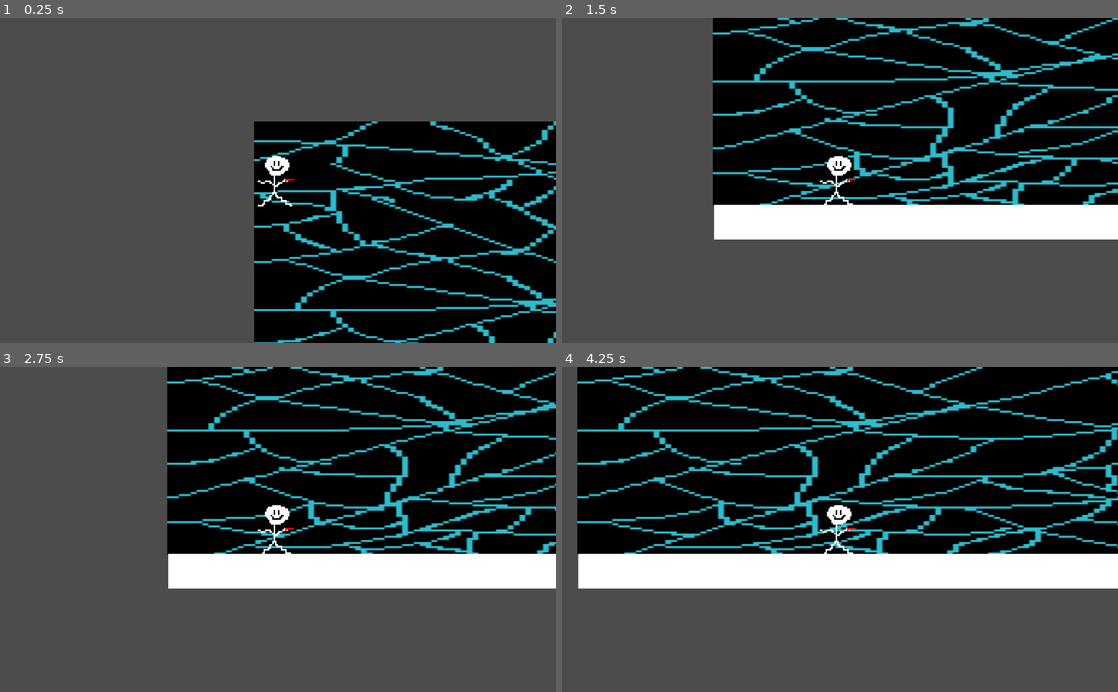
Above: before the commit, frames 1-4 (two rows, left to right).
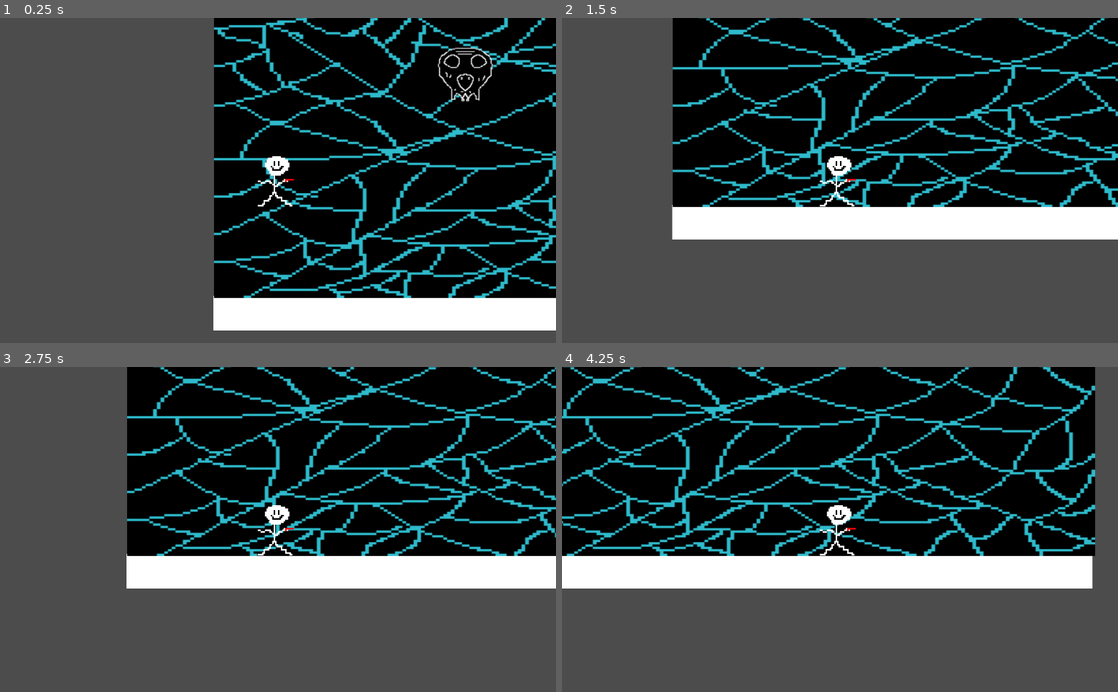
Above: after the commit, the same moments.

Repository: Tsiegmund/Juice-Games-Virtual-Days
Game: Godot game, scene res://source/Levels/MVPLevel.tscn
Same seed, same stepped clock (60 frames per second), same inputs: the game is played once before the commit and once after it.
Inputs (mouse positions are in pixels of both pictures, inside the frame that each line leads up to):
- Up to frame 1 (0.25 s): no input
- Up to frame 2 (1.5 s): move the mouse to (962, 164) at 0.52 s; hold Right (ui_right) from 0.53 s (still down); click (962, 164) at 0.6 s; tap Up (ui_up) at 0.77 s; move the mouse to (728, 196) at 1.27 s; click (728, 196) at 1.35 s
- Up to frame 3 (2.75 s): tap Up (ui_up) at 1.52 s; move the mouse to (333, 458) at 2.02 s; release Right (ui_right) at 2.03 s; hold Left (ui_left) from 2.03 s (still down); click (333, 458) at 2.1 s
- Up to frame 4 (4.25 s): move the mouse to (812, 594) at 2.77 s; release Left (ui_left) at 2.78 s; hold Right (ui_right) from 2.78 s (still down); click (812, 594) at 2.85 s; tap Up (ui_up) at 3.02, 3.77 s; move the mouse to (1006, 578) at 3.52 s; click (1006, 578) at 3.6 s

The runs differ from the first frame. In frame 1, 42% of the frame differs, in the area x 38-100%, y 0-100%; in frame 2, 20%; in frame 3, 19%; in frame 4, 23%.

Commit message:
Player can move + shoot

Diff:
--- /dev/null
+++ b/MVPProjectile.gd
@@ -0,0 +1,13 @@
+extends KinematicBody2D
+var velocity = Vector2(0,0)
+var speed = 300
+
+
+
+
+func _physics_process(delta):
+
+	var collision_info = move_and_collide(velocity.normalized() * delta * speed)
+
+	if is_on_floor():
+		queue_free()
--- a/project.godot
+++ b/project.godot
@@ -58,6 +58,11 @@
 , Object(InputEventKey,"resource_local_to_scene":false,"resource_name":"","device":0,"alt":false,"shift":false,"control":false,"meta":false,"command":false,"pressed":false,"scancode":16777232,"physical_scancode":0,"unicode":0,"echo":false,"script":null)
  ]
 }
+shoot={
+"deadzone": 0.5,
+"events": [ Object(InputEventMouseButton,"resource_local_to_scene":false,"resource_name":"","device":0,"alt":false,"shift":false,"control":false,"meta":false,"command":false,"button_mask":0,"position":Vector2( 0, 0 ),"global_position":Vector2( 0, 0 ),"factor":1.0,"button_index":1,"pressed":false,"doubleclick":false,"script":null)
+ ]
+}
 
 [layer_names]
 
--- a/source/Actors/Actor.gd
+++ b/source/Actors/Actor.gd
@@ -1,11 +1,15 @@
 extends KinematicBody2D
 class_name Actor
+
+const bulletPath = preload("res://source/Other/MVPProjectile.tscn")
 
 const GRAVITY = 30
 const WALK_SPEED = 200
 const JUMP_SPEED = 900
 
 var velocity = Vector2()
+
+
 
 func _physics_process(delta):
 	velocity.y = velocity.y + GRAVITY
@@ -21,8 +25,23 @@
 	elif Input.is_action_pressed("ui_up") and is_on_floor():
 		velocity.y = -JUMP_SPEED
 
+	elif Input.is_action_just_pressed("shoot"):
+		shoot()
+
+		$Node2D.look_at(get_global_mouse_position())
+
 	else:
 		velocity.x = 0
 
 
+
+
 	move_and_slide(velocity, Vector2(0, -1))
+
+func shoot():
+	var bullet = bulletPath.instance()
+
+	get_parent().add_child(bullet)
+	bullet.position = $Node2D/Position2D.global_position
+
+	bullet.velocity = get_global_mouse_position() - bullet.position
--- a/source/Actors/Bob.tscn
+++ b/source/Actors/Bob.tscn
@@ -20,3 +20,8 @@
 
 [node name="Camera2D" type="Camera2D" parent="."]
 current = true
+
+[node name="Node2D" type="Node2D" parent="."]
+
+[node name="Position2D" type="Position2D" parent="Node2D"]
+position = Vector2( 34, 0 )
--- a/source/Actors/MVPEnemy.tscn
+++ b/source/Actors/MVPEnemy.tscn
@@ -6,7 +6,7 @@
 [sub_resource type="RectangleShape2D" id=1]
 extents = Vector2( 76.5, 63 )
 
-[node name="KinematicBody2D" type="KinematicBody2D"]
+[node name="MVPEnemy" type="KinematicBody2D"]
 position = Vector2( 457, 225 )
 collision_mask = 8
 script = ExtResource( 2 )
--- a/source/Levels/MVPLevel.tscn
+++ b/source/Levels/MVPLevel.tscn
@@ -1,53 +1,59 @@
-[gd_scene load_steps=7 format=2]
+[gd_scene load_steps=8 format=2]
 
 [ext_resource path="res://source/Levels/graphicdesignismypassion.png" type="Texture" id=1]
 [ext_resource path="res://source/Actors/Bob.tscn" type="PackedScene" id=2]
 [ext_resource path="res://source/Levels/MVP_Tile.png" type="Texture" id=3]
-[ext_resource path="res://musc.gd" type="Script" id=4]
+[ext_resource path="res://source/Actors/MVPEnemy.tscn" type="PackedScene" id=5]
+[ext_resource path="res://Eggy Toast - 7.mp3.mp3" type="AudioStream" id=6]
 
-[sub_resource type="ConvexPolygonShape2D" id=2]
-points = PoolVector2Array( 0, 0, 64, 0, 64, 64, 0, 64 )
+[sub_resource type="ConvexPolygonShape2D" id=1]
+points = PoolVector2Array( 64, 64, 0, 64, 0, 0, 64, 0 )
 
-[sub_resource type="TileSet" id=1]
+[sub_resource type="TileSet" id=2]
 0/name = "MVP_Tile.png 0"
 0/texture = ExtResource( 3 )
 0/tex_offset = Vector2( 0, 0 )
 0/modulate = Color( 1, 1, 1, 1 )
-0/region = Rect2( 32, 32, 64, 64 )
+0/region = Rect2( 32, 0, 64, 64 )
 0/tile_mode = 0
 0/occluder_offset = Vector2( 0, 0 )
 0/navigation_offset = Vector2( 0, 0 )
 0/shape_offset = Vector2( 0, 0 )
 0/shape_transform = Transform2D( 1, 0, 0, 1, 0, 0 )
-0/shape = SubResource( 2 )
+0/shape = SubResource( 1 )
 0/shape_one_way = false
 0/shape_one_way_margin = 1.0
 0/shapes = [ {
 "autotile_coord": Vector2( 0, 0 ),
 "one_way": false,
 "one_way_margin": 1.0,
-"shape": SubResource( 2 ),
+"shape": SubResource( 1 ),
 "shape_transform": Transform2D( 1, 0, 0, 1, 0, 0 )
 } ]
 0/z_index = 0
 
-[node name="Node2D" type="Node2D"]
+[node name="Level" type="Node2D"]
+
+[node name="TileMap" type="TileMap" parent="."]
+tile_set = SubResource( 2 )
+collision_layer = 3
+collision_mask = 3
+format = 1
+tile_data = PoolIntArray( 655360, 0, 0, 655361, 0, 0, 655362, 0, 0, 655363, 0, 0, 655364, 0, 0, 655365, 0, 0, 655366, 0, 0, 655367, 0, 0, 655368, 0, 0, 655369, 0, 0, 655370, 0, 0, 655371, 0, 0, 655372, 0, 0, 655373, 0, 0, 655374, 0, 0, 655375, 0, 0 )
 
 [node name="TextureRect" type="TextureRect" parent="."]
-margin_left = -2.0
-margin_right = 1620.0
-margin_bottom = 577.0
+margin_left = 1.0
+margin_top = -2.0
+margin_right = 1029.0
+margin_bottom = 644.0
 texture = ExtResource( 1 )
 expand = true
 
-[node name="TileMap" type="TileMap" parent="."]
-tile_set = SubResource( 1 )
-collision_mask = 15
-format = 1
-tile_data = PoolIntArray( 589824, 0, 0, 589825, 0, 0, 589826, 0, 0, 589827, 0, 0, 589828, 0, 0, 589829, 0, 0, 589830, 0, 0, 589831, 0, 0, 589832, 0, 0, 589833, 0, 0, 589834, 0, 0, 589835, 0, 0, 589836, 0, 0, 589837, 0, 0, 589838, 0, 0, 589839, 0, 0, 589840, 0, 0, 589841, 0, 0, 589842, 0, 0, 589843, 0, 0, 589844, 0, 0, 589845, 0, 0, 589846, 0, 0, 589847, 0, 0, 589848, 0, 0, 589849, 0, 0 )
+[node name="Bob" parent="." instance=ExtResource( 2 )]
+position = Vector2( 119, 367 )
+
+[node name="MVPEnemy" parent="." instance=ExtResource( 5 )]
 
 [node name="MusicPlayer2D" type="AudioStreamPlayer2D" parent="."]
-script = ExtResource( 4 )
-
-[node name="Bob" parent="." instance=ExtResource( 2 )]
-position = Vector2( 42, 49 )
+stream = ExtResource( 6 )
+autoplay = true
--- /dev/null
+++ b/source/Other/MVPProjectile.tscn
@@ -0,0 +1,22 @@
+[gd_scene load_steps=4 format=2]
+
+[ext_resource path="res://Imgs/projectile.png" type="Texture" id=1]
+[ext_resource path="res://MVPProjectile.gd" type="Script" id=2]
+
+[sub_resource type="RectangleShape2D" id=1]
+extents = Vector2( 7.5, 5 )
+
+[node name="KinematicBody2D" type="KinematicBody2D"]
+position = Vector2( 41, 40 )
+collision_layer = 2
+collision_mask = 2
+script = ExtResource( 2 )
+
+[node name="Sprite" type="Sprite" parent="."]
+texture = ExtResource( 1 )
+
+[node name="CollisionShape2D" type="CollisionShape2D" parent="."]
+position = Vector2( -2, 4 )
+shape = SubResource( 1 )
+
+[node name="Timer" type="Timer" parent="."]
Binary file added: Imgs/projectile.png
Not shown, added: Imgs/projectile.png.import
